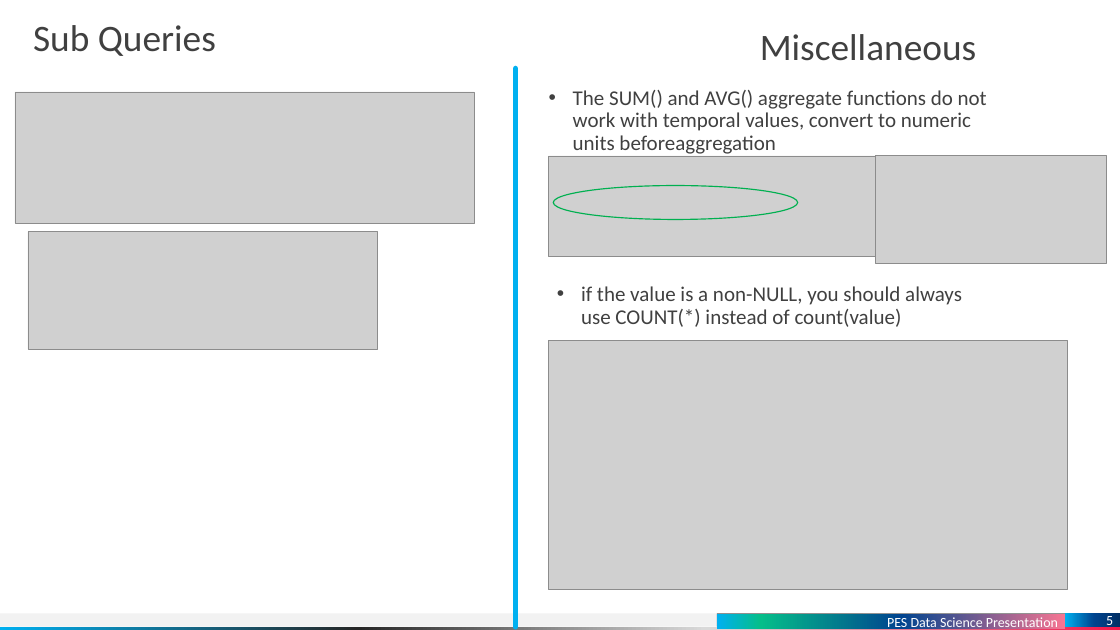
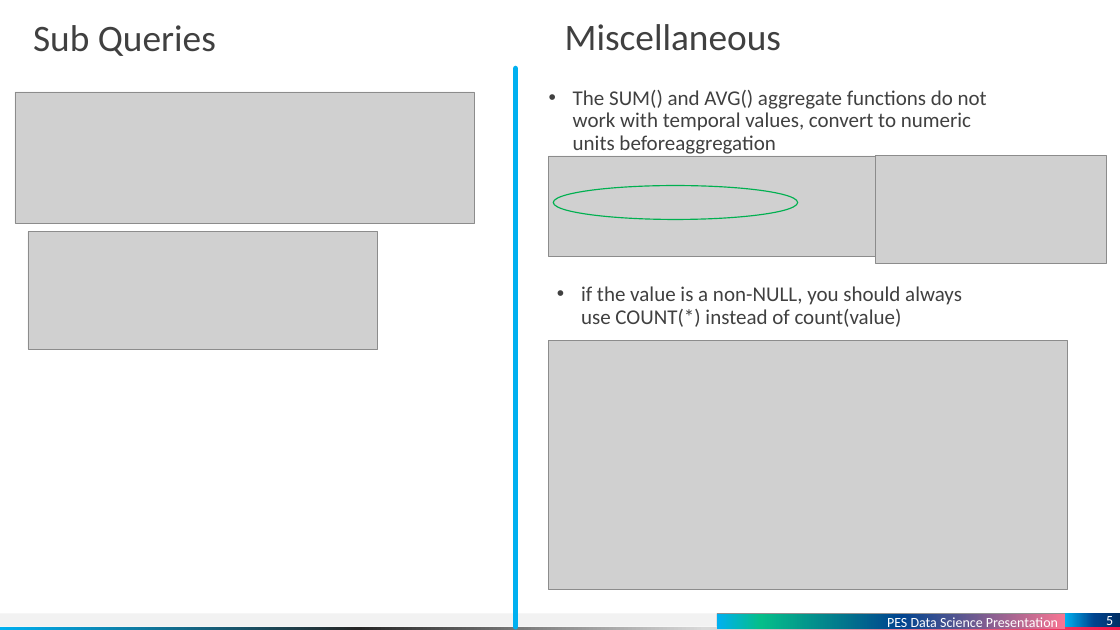
Before and after one commit to dinuthomas/pesmtech, a slide deck: slide 5 of presentation/medicine.pptx. Drawn at 1120x630 pixels with LibreOffice and Linux fonts; fonts in the diff are those of the drawing; grey boxes stand for pictures. Boxes give left, top, right and bottom in pixels: in the first picture for what was removed or moved away, otherwise in the second. Text is boxed around its words. In the diff, an @@ line names an element or a change of style, - is before the commit and + after.

```diff
--- a/presentation/medicine.pptx
+++ b/presentation/medicine.pptx
@@ title "Miscellaneous": place and size @@
-title "Miscellaneous" at [760, 34, 976, 61]
+title "Miscellaneous" at [565, 24, 781, 51]
```
Also in this commit, not shown: 2 other slides changed.
